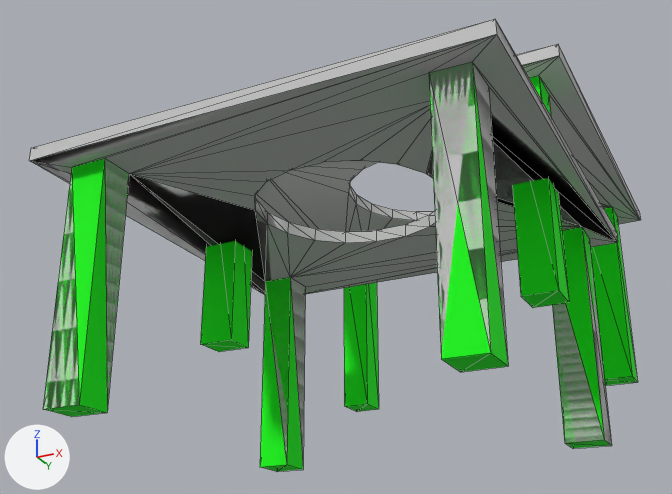
A saved change to the FBX model build/5out.fbx.
Both versions are drawn from a camera (50 mm lens) standing at (0.837, -2.258, -0.891) and looking at (-0.118, -0.348, -0.031). Every picture has the same lights, and +X, +Y and +Z are marked at lower left. Mesh edges are drawn as thin lines. Where no turn or scale is listed for an object, it has been applied to the vertices.

In view in the first picture: 'Table', 'Table_0'.
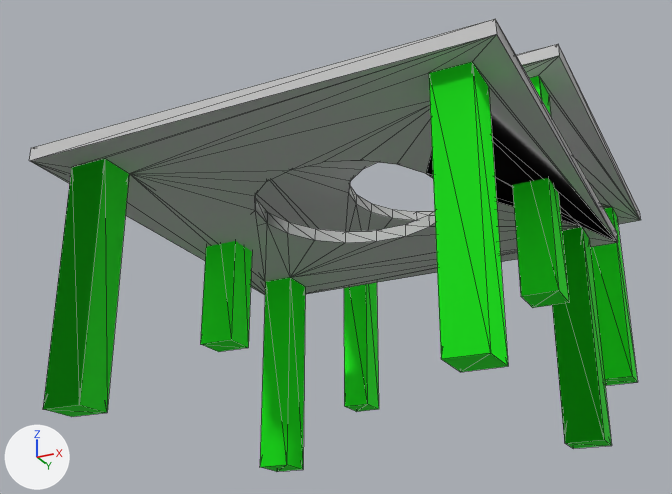
What the commit changed:
Material 'crossSection' (mat_crosssection) is new.
Its base color is (1.0, 1.0, 1.0) (white #ffffff).
Its roughness is 0.929.
me_table_0 is used by ob_table_0; location (0.0, 0.0, 0.0).
me_table_0 had 76 vertices, 158 faces and spanned x -0.5..0.5, y -1.0..0.0, z -0.516..0.025.
me_table_0 now has 88 vertices, 248 faces and spans x -0.5..0.5, y -1.0..0.0, z -0.516..0.025.
Part 1, on me_table_0:
6 faces are deleted.
12 vertices are added at x -0.409..0.397, y -0.909..-0.096, z -0.261..0.013.
96 new faces join them, mat_crosssection (white #ffffff).
me_table_0 now uses material mat_crosssection (white #ffffff).

What differs and where, as boxes (x1, y1, x2, y2) in the pictures (672 x 494 px):
part 1 of me_table_0, built on: before (31, 62, 612, 463)
